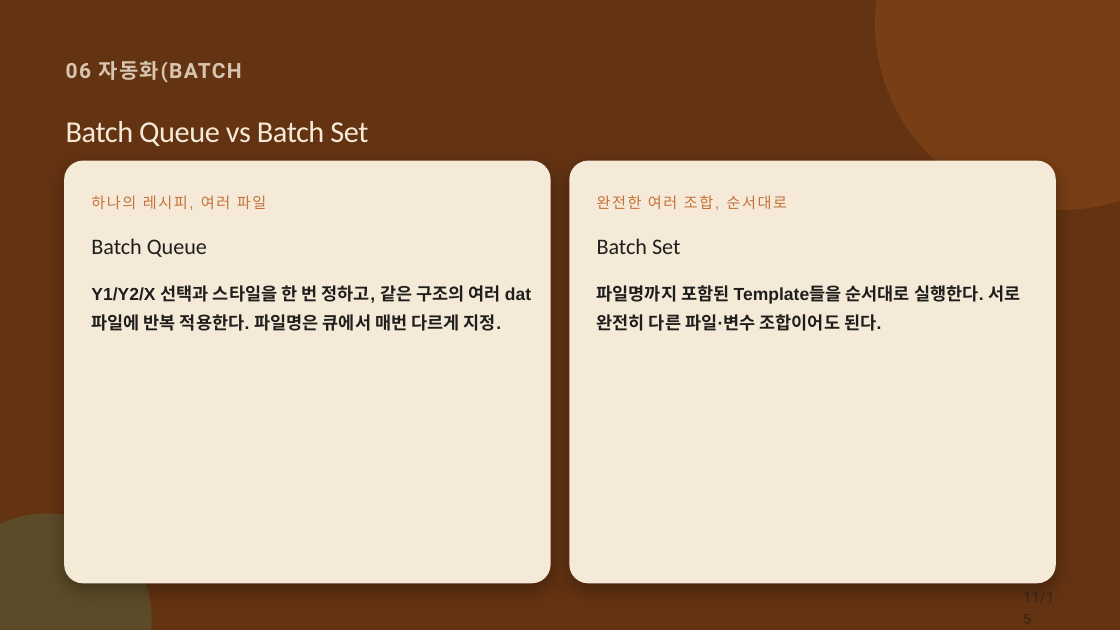
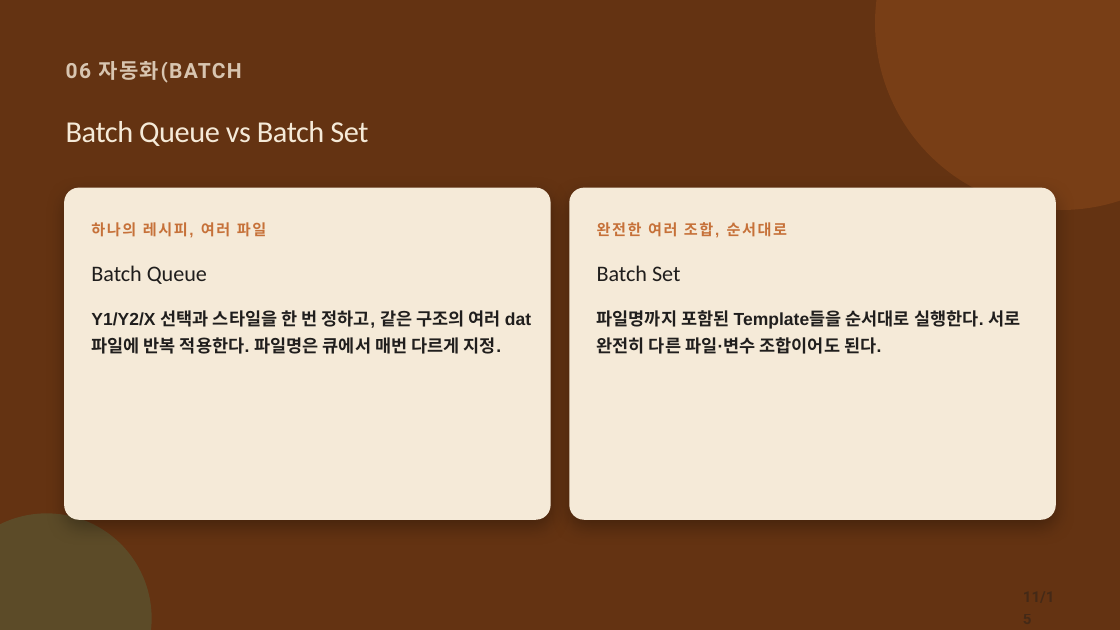
Before and after one commit to CWKIM113/CathPlot_Pub, a slide deck: slide 11 of CathPlot_Deck.pptx. Drawn at 1120x630 pixels with LibreOffice and Linux fonts; fonts in the diff are those of the drawing. Boxes give left, top, right and bottom in pixels: in the first picture for what was removed or moved away, otherwise in the second. Text is boxed around its words. In the diff, an @@ line names an element or a change of style, - is before the commit and + after.

```diff
--- a/CathPlot_Deck.pptx
+++ b/CathPlot_Deck.pptx
@@ rounded rectangle: place and size @@
-rounded rectangle at (64,161,551,584)
+rounded rectangle at (64,188,551,520)
@@ rounded rectangle: place and size @@
-rounded rectangle at (570,161,1056,584)
+rounded rectangle at (570,188,1056,520)
@@ text "하나의 레시피, 여러 파일": place and size @@
-text "하나의 레시피, 여러 파일" at (91,195,266,209)
+text "하나의 레시피, 여러 파일" at (91,222,266,237)
@@ text "하나의 레시피, 여러 파일" at (91,222,266,237): bold on @@
@@ text "완전한 여러 조합, 순서대로" at (597,222,787,237): bold on @@
@@ text "완전한 여러 조합, 순서대로": place and size @@
-text "완전한 여러 조합, 순서대로" at (597,195,787,209)
+text "완전한 여러 조합, 순서대로" at (597,222,787,237)
@@ text "Batch Queue": place and size @@
-text "Batch Queue" at (91,238,207,257)
+text "Batch Queue" at (91,265,207,284)
@@ text "Batch Set": place and size @@
-text "Batch Set" at (597,238,680,254)
+text "Batch Set" at (597,265,680,281)
@@ text "Y1/Y2/X 선택과 스타일을 한 번 ...": place and size @@
-text "Y1/Y2/X 선택과 스타일을 한 번 ..." at (91,285,531,331)
+text "Y1/Y2/X 선택과 스타일을 한 번 ..." at (91,310,531,354)
@@ text "Y1/Y2/X 선택과 스타일을 한 번 ..." at (91,310,531,354): line spacing 1.37 to 1.27 @@
@@ text "파일명까지 포함된 Template들을 순서대로 실행한다. ..." at (597,310,1021,354): line spacing 1.37 to 1.27 @@
@@ text "파일명까지 포함된 Template들을 순서대로 실행한다. ...": place and size @@
-text "파일명까지 포함된 Template들을 순서대로 실행한다. ..." at (597,285,1021,331)
+text "파일명까지 포함된 Template들을 순서대로 실행한다. ..." at (597,310,1021,354)
```
Also in this commit, not shown: 10 other slides changed, 1 other file.
